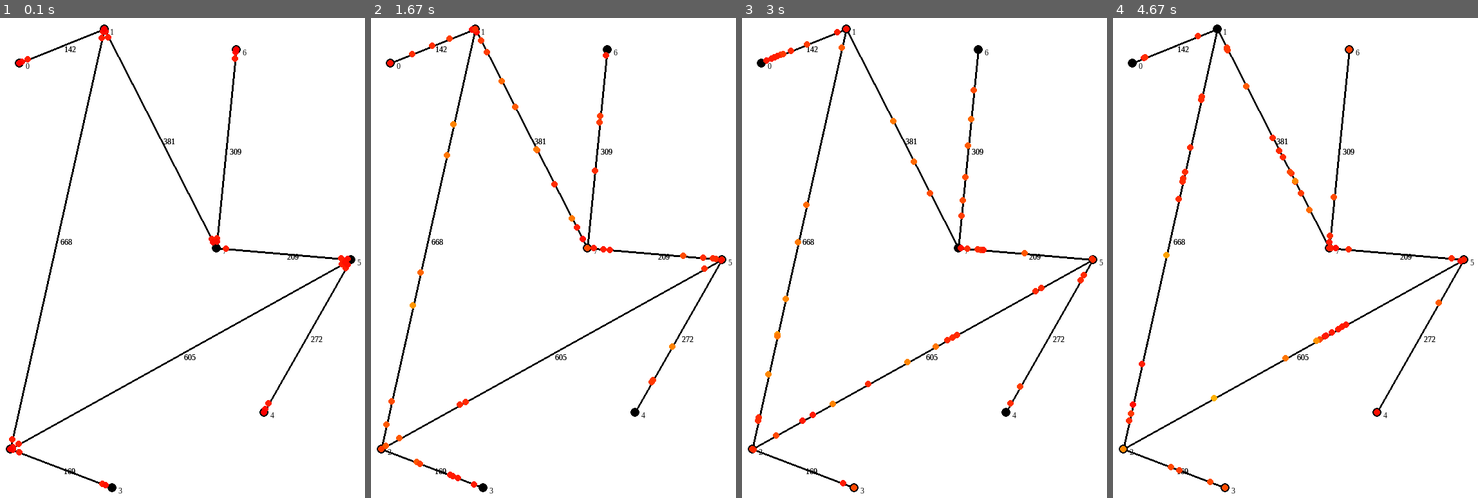
Above: before the commit, frames 1-4 (left to right).
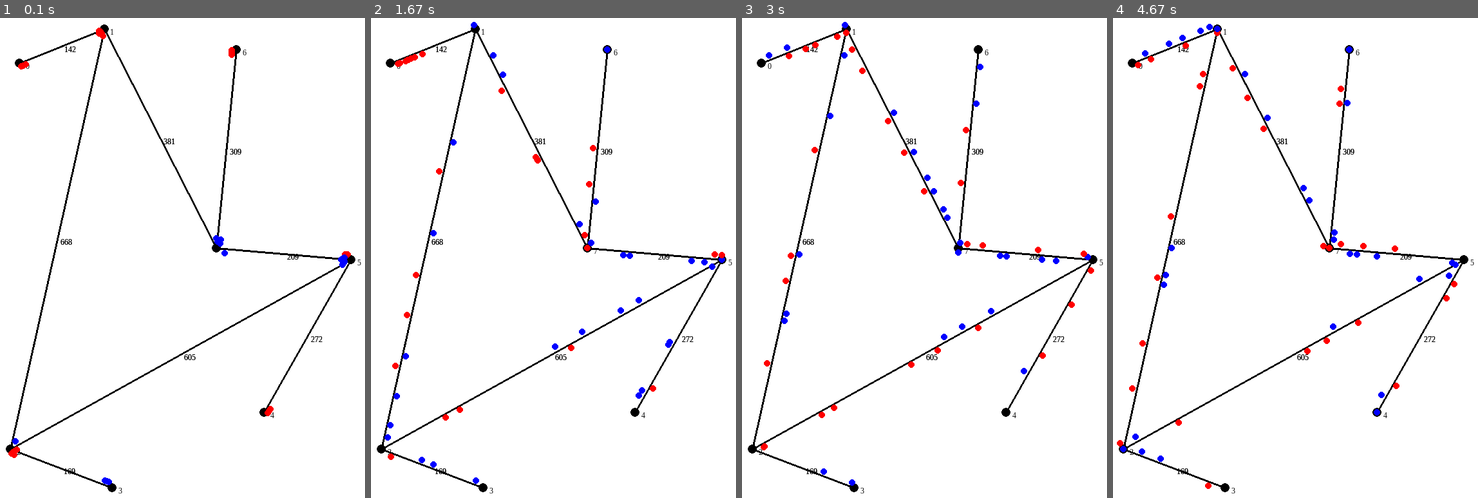
Above: after the commit, the same moments.

Repository: Ickaser/car-graph-viz
Game: pygame game, started from main_pygame.py
Same seed, same stepped clock (60 frames per second), same inputs: the game is played once before the commit and once after it.
Inputs:
- Up to frame 1 (0.1 s): no input
- Up to frame 2 (1.67 s): no input
- Up to frame 3 (3 s): no input
- Up to frame 4 (4.67 s): no input

The runs differ from the first frame. In frame 1, 0.7% of the frame differs, in the area x 1-97%, y 1-98%; in frame 2, 1.7%; in frame 3, 1.9%, in the area x 1-98%, y 0-99%; in frame 4, 1.9%.

Commit message:
Lanes improvement
Lanes now visualize separately; behavior is somewhat improved, but collision still occurs due to behavior at node changes

Diff:
--- a/cars.py
+++ b/cars.py
@@ -70,18 +70,35 @@
 
         # calculate coordinates of position if along an edge
         if not s.atNode:
-            #interpolate between node coordinates to find position along edge
+            # get and store coordinates of nodeFrom, nodeTo
             s.fromCoords = s.graph.nodes[s.nodeFrom]["coords"]
             s.toCoords = s.graph.nodes[s.nodeTo]["coords"]
-            prog = (self.toNext if self.direction else self.dist) / float(self.length)
-            s.xPos = int(prog * s.fromCoords[0] + (1-prog) * s.toCoords[0])
-            s.yPos = int(prog * s.fromCoords[1] + (1-prog) * s.toCoords[1])
-            s.coords = (s.xPos, s.yPos)
+            s.calcCoords()
+
 
         # vars to update always: atNode, dist, xPos, yPos, coords
         # vars to update at node change: fromCoords, toCoords, length, direction
 
-
+    # used to interpolate between positions of the two nodes and get coordinates; useful only for visualization
+    def calcCoords(self):
+        """
+        Takes no arguments other than self, but depends internally on having coordinates
+        for nodeFrom and nodeTo
+        """
+        prog = (self.toNext if self.direction else self.dist) / float(self.length)
+        self.xPos = int(prog * self.fromCoords[0] + (1-prog) * self.toCoords[0])
+        self.yPos = int(prog * self.fromCoords[1] + (1-prog) * self.toCoords[1])
+
+        # if using lanes implemenation, adjust coords to move to side of line
+        if self.lanes:
+            xDiff = float(self.toCoords[0] - self.fromCoords[0])
+            yDiff = float(self.toCoords[1] - self.fromCoords[1])
+            # x += margin * sin(theta)
+            self.xPos += int((self.carSize + 2) * (-yDiff/self.length))
+            # y += margin * cos(theta)
+            self.yPos += int((self.carSize + 2) * (xDiff/self.length))
+
+        self.coords = (self.xPos, self.yPos)
 # equivalence operator: created a bug with the population list's remove method. Uncomment only
 # if you are ready to implement a different list removal method
     # equivalence operator (==)
@@ -120,11 +137,8 @@
         # Recompute distance to next node, according to direction
         self.toNext = self.length - self.dist if self.direction else self.dist
 
-        # Interpolate to recalculate other coordinates
-        prog = (self.toNext if self.direction else self.dist) / float(self.length)
-        self.xPos = int(prog * self.fromCoords[0] + (1-prog) * self.toCoords[0])
-        self.yPos = int(prog * self.fromCoords[1] + (1-prog) * self.toCoords[1])
-        self.coords = (self.xPos, self.yPos)
+        # Recalculate other coordinates
+        self.calcCoords()
 
         # if the new position is at or past its destination node, then set atNode=True and location at new node
         if (self.dist <= 0 and not self.direction) or (self.dist >= self.length and self.direction):
@@ -236,22 +250,30 @@
                 elif self.pos.toNext > car.pos.toNext and car.pos.toNext > nextCar.pos.toNext:
                     nextCar = car
 
+
             # if a car is found ahead on the road, compute an appropriate velocity adjustment
             if carAhead:
                 veloDiff = nextCar.velocity - self.velocity
-                distDiff = self.pos.toNext - nextCar.pos.toNext - self.carSize
-
-                decelDist = self.accel * sum(range(int(nextCar.velocity/self.accel), int(self.velocity/self.accel+1))) # removed +1 on second int
-
+                distDiff = self.pos.toNext - nextCar.pos.toNext
+
+                decelDist = self.accel * sum(range(int(nextCar.velocity/self.accel), int(self.velocity/self.accel))) # removed +1 on second int
+
+
+                # acceleration behavior depends on veloDiff, distDiff, and decelDist.
                 if veloDiff > self.accel:
                     self.velocity += self.accel
                 elif veloDiff < self.accel and veloDiff > 0:
                     self.velocity += veloDiff
                 elif veloDiff < 0 and distDiff <= decelDist:
                     self.velocity -= self.accel if self.velocity >= self.accel else self.velocity
-
+                # if the next car is further away than the decelDist, use behavior as if no nextCar (triggers next block below)
                 elif veloDiff < 0 and distDiff > decelDist:
-                    self.velocity += self.accel
+                    self.carAhead = False
+                elif distDiff < self.carSize * 2 and distDiff > 0:
+                    self.velocity -= self.accel
+                elif distDiff == 0:
+                    self.velocity += 1
+
 
 
 
@@ -280,5 +302,13 @@
             if self.pos.toNext <= 10 and self.velocity < 5:
                 self.velocity = 5
 
+        # require self.velocity to be positive and less than speed limit
+        if self.velocity <= 0:
+            self.velocity = 1
+        elif self.velocity >self.speedLimit:
+            self.velocity = self.speedLimit
+            # for debug purposes
+            print("A car tried to go faster than the speed limit.")
+            print("Deets: veloDiff =", veloDiff, "distDiff =", distDiff, "decelDist =", decelDist)
         # travel along edge
         self.pos.update(self.velocity)
--- a/main_pygame.py
+++ b/main_pygame.py
@@ -11,13 +11,13 @@
 
 def main():
 
-    # window size to be used by pygame
+    # window size to be used by pygame. (X, Y)
     # gets used in a number of functions, as it turns out
     size = (800, 800)
     # configurable values used when generating cars
     carsNum = 60
     stepsNum = 1
-    carAccel = 5
+    carAccel = 3
     lanes = True
     weights = False
 
@@ -144,16 +144,17 @@
     for i, car in enumerate(carList):
         #keep exactly one of the following uncommented
 
-        #half red, half blue
-        # dirtyRects.append(pygame.draw.circle(screenObj, pygame.Color("red" if i % 2 else "blue"), car.pos.coords, 5))
+        #various colors, each car stays the same
+        # colorOffset = int(255.0/len(carList))
+        # dirtyRects.append(pygame.draw.circle(screenObj, pygame.Color(255 - colorOffset * i, colorOffset*i, 0, 255), car.pos.coords, 5))
         #red one way, blue the other
-        # dirtyRects.append(pygame.draw.circle(screenObj, pygame.Color("red" if car.pos.direction else "blue"), car.pos.coords, 5))
+        dirtyRects.append(pygame.draw.circle(screenObj, pygame.Color("red" if car.pos.direction else "blue"), car.pos.coords, 5))
         #red at stopped, more green at speed
-        dirtyRects.append(pygame.draw.circle(screenObj, pygame.Color(*(255, 3*car.velocity, 0, 255)), car.pos.coords, 5))
+        # dirtyRects.append(pygame.draw.circle(screenObj, pygame.Color(*(255, 3*car.velocity, 0, 255)), car.pos.coords, 5))
 
 
     # update the parts of the screen which have changed
-    dirtyRects = dirtyRects[-len(carList)*2:]
+    dirtyRects[:] = dirtyRects[-len(carList)*2:]
     pygame.display.update(dirtyRects)
 
 # -------------------------------------------------
